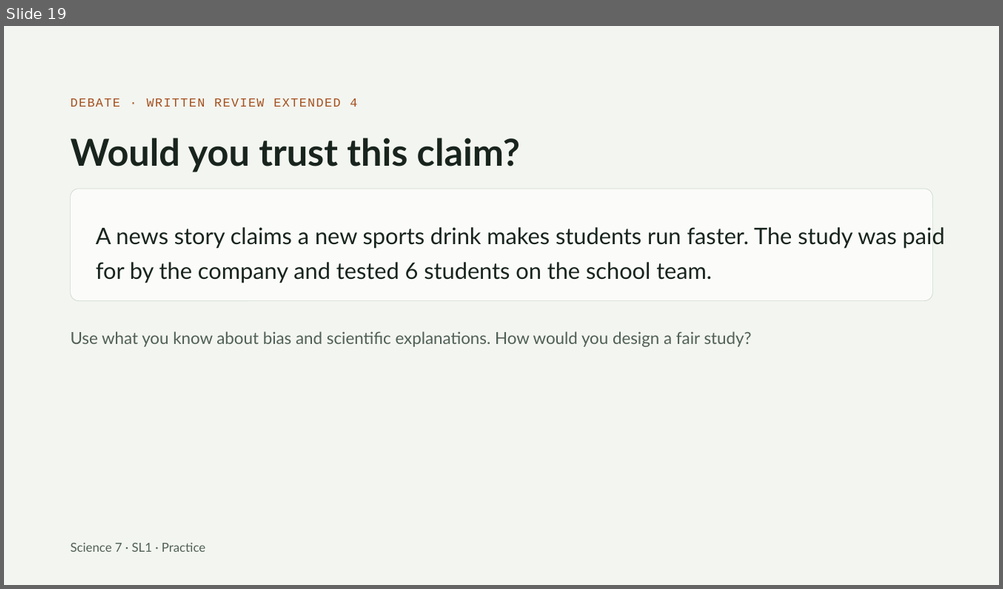
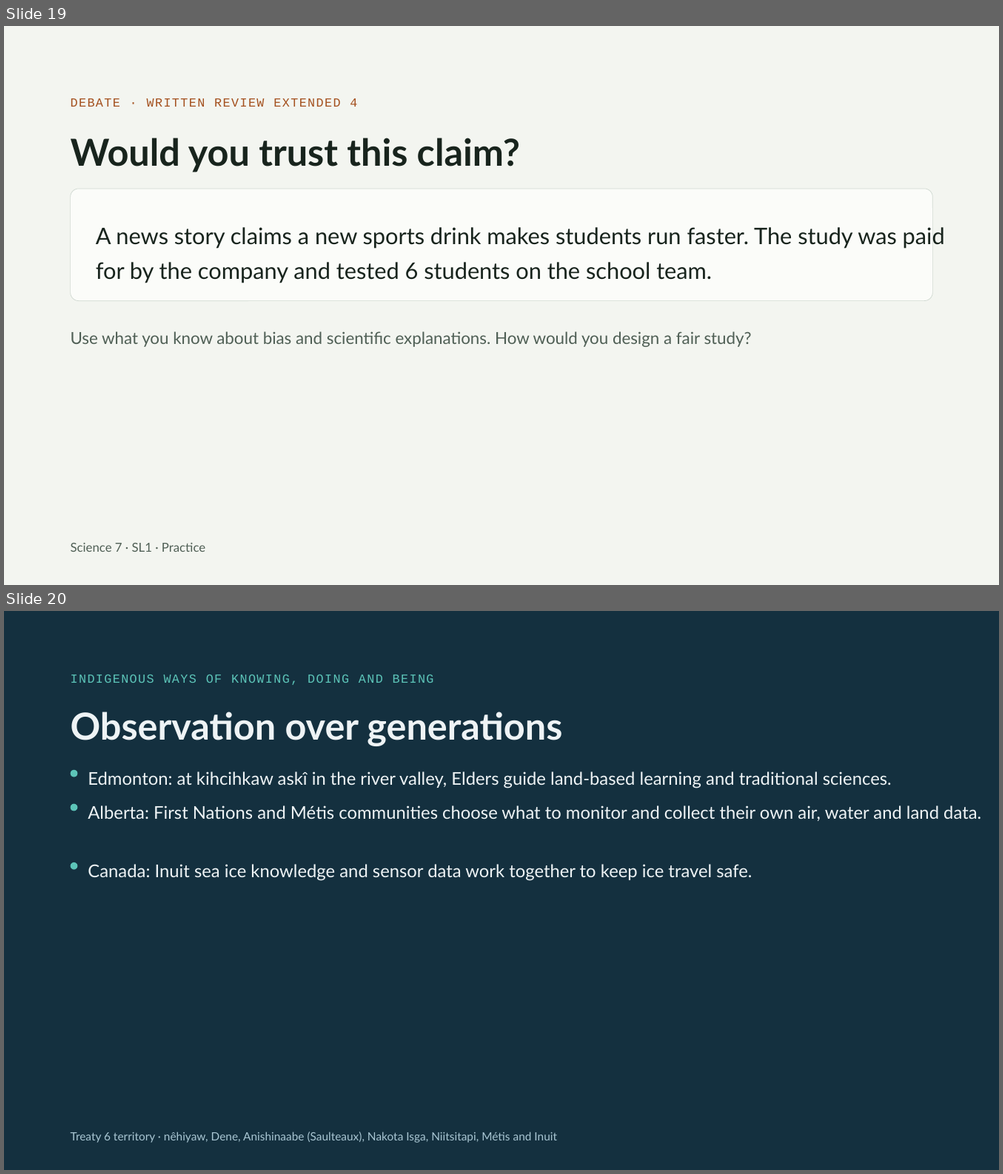
Before and after one commit to cebren/science-labs, a slide deck: science-starter-pack/slides/grade-7/data-detective-slides/data-detective-slides.pptx. Shown one above the other, each under a label of ours: slide 19 before the commit, slides 19 and 20 after it. The pictures are 1003x589 and 1003x1174 pixels, drawn with LibreOffice and Linux fonts; fonts in the diff are those of the drawing. Boxes give left, top, right and bottom in pixels: in the first picture for what was removed or moved away, otherwise in the second. Text is boxed around its words. In the diff, an @@ line names an element or a change of style, - is before the commit and + after.

```diff
--- a/science-starter-pack/slides/grade-7/data-detective-slides/data-detective-slides.pptx
+++ b/science-starter-pack/slides/grade-7/data-detective-slides/data-detective-slides.pptx
@@ slide 20 added at (4, 611, 999, 1170), background #14303F @@
@@ text added at (71, 675, 434, 685), 12 pt, text #5CC4B8 @@
+INDIGENOUS WAYS OF KNOWING, DOING AND BEING
@@ text added at (71, 712, 562, 746), 36 pt, text #EEF3F5, bold @@
+Observation over generations
@@ rounded rectangle added at (71, 770, 78, 777), fill #5CC4B8 @@
@@ text added at (88, 772, 891, 789), 17 pt, text #EEF3F5 @@
+Edmonton: at kihcihkaw askî in the river valley, Elders guide land-based learning and traditional sciences.
@@ rounded rectangle added at (71, 804, 78, 812), fill #5CC4B8 @@
@@ text added at (88, 806, 981, 821), 17 pt, text #EEF3F5 @@
+Alberta: First Nations and Métis communities choose what to monitor and collect their own air, water and land data.
@@ rounded rectangle added at (71, 863, 78, 870), fill #5CC4B8 @@
@@ text added at (88, 864, 751, 881), 17 pt, text #EEF3F5 @@
+Canada: Inuit sea ice knowledge and sensor data work together to keep ice travel safe.
@@ text added at (71, 1132, 557, 1143), 11 pt, text #A9C6D3 @@
+Treaty 6 territory · nêhiyaw, Dene, Anishinaabe (Saulteaux), Nakota Isga, Niitsitapi, Métis and Inuit
```
Also in this commit, not shown: 5 other files.
